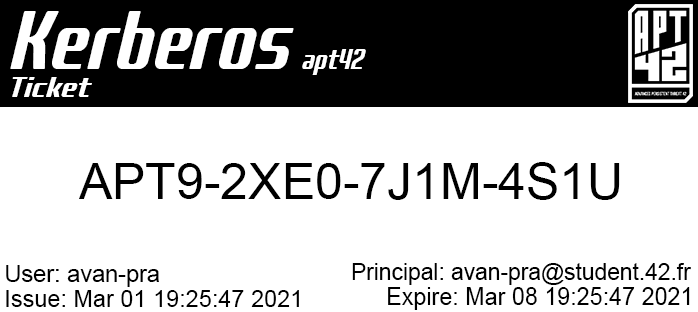
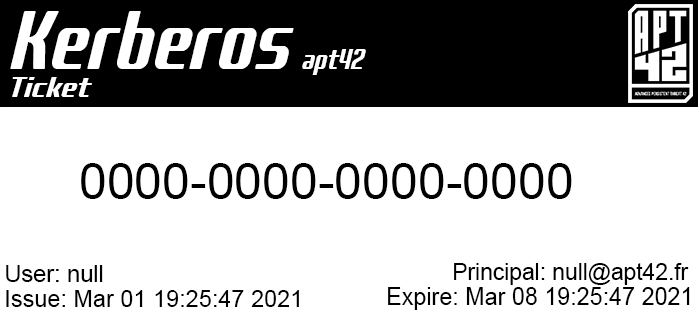
Two versions of the same layered image (698x312). Layer-by-layer changes:
painted on "code in center" over (79, 162, 620, 200)
painted on "User" over (67, 265, 159, 287)
painted on "Principal" over (352, 263, 691, 285)
